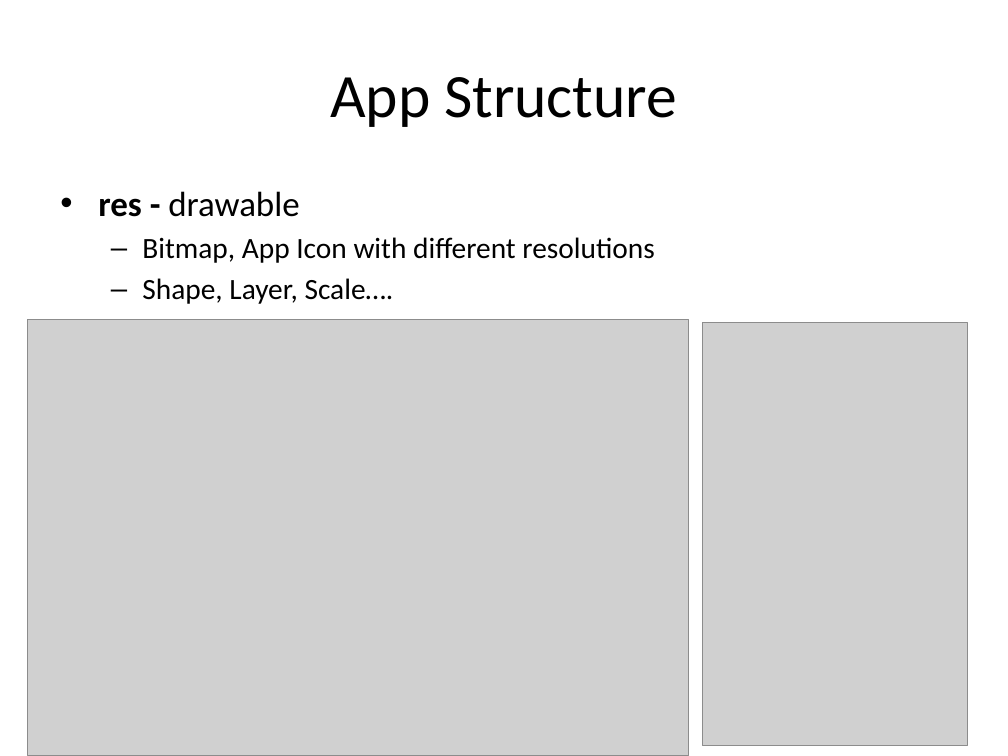
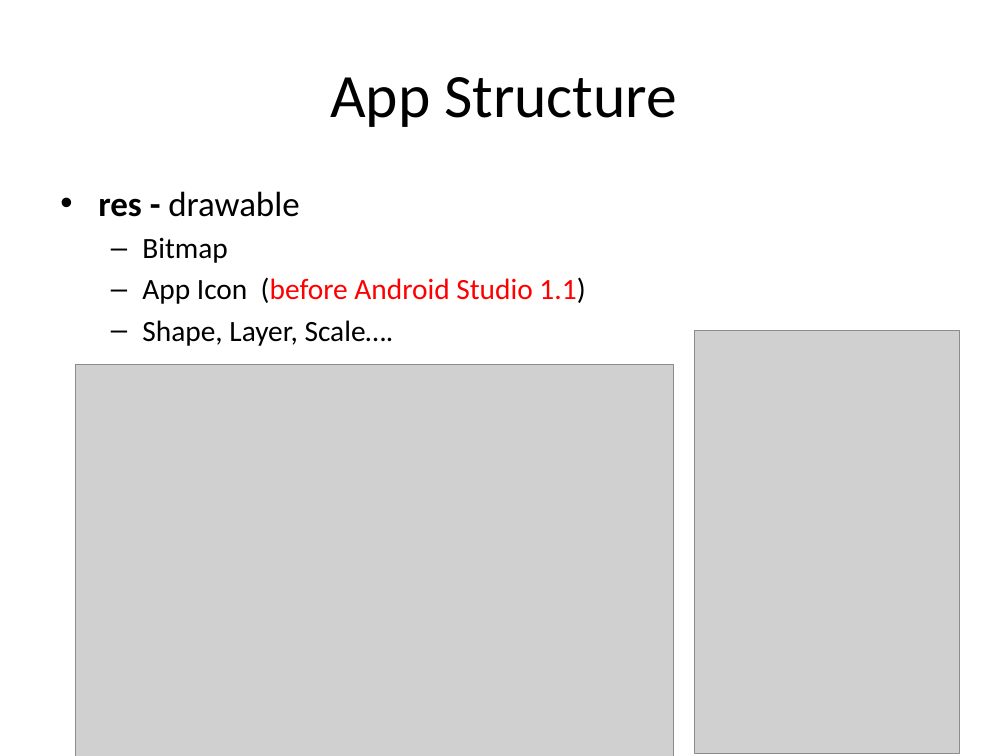
Before and after one commit to hs9021401/FIT_Android, a slide deck: slide 19 of The introduction of Android.pptx. Drawn at 1008x756 pixels with LibreOffice and Linux fonts; fonts in the diff are those of the drawing; grey boxes stand for pictures. Boxes give left, top, right and bottom in pixels: in the first picture for what was removed or moved away, otherwise in the second. Text is boxed around its words. In the diff, an @@ line names an element or a change of style, - is before the commit and + after.

```diff
--- a/The introduction of Android.pptx
+++ b/The introduction of Android.pptx
@@ text at [142,237,585,304]: text changed; text colour #000000 to #FF0000 @@
-  – Bitmap, App Icon with different resolutions
+  – Bitmap
+  – App Icon (before Android Studio 1.1)
@@ picture: place and size @@
-picture at [703,323,968,746]
+picture at [695,331,960,754]
@@ picture: place and size @@
-picture at [28,320,689,756]
+picture at [76,364,673,756]
```
Also in this commit, not shown: 27 other slides changed, 29 other files.
